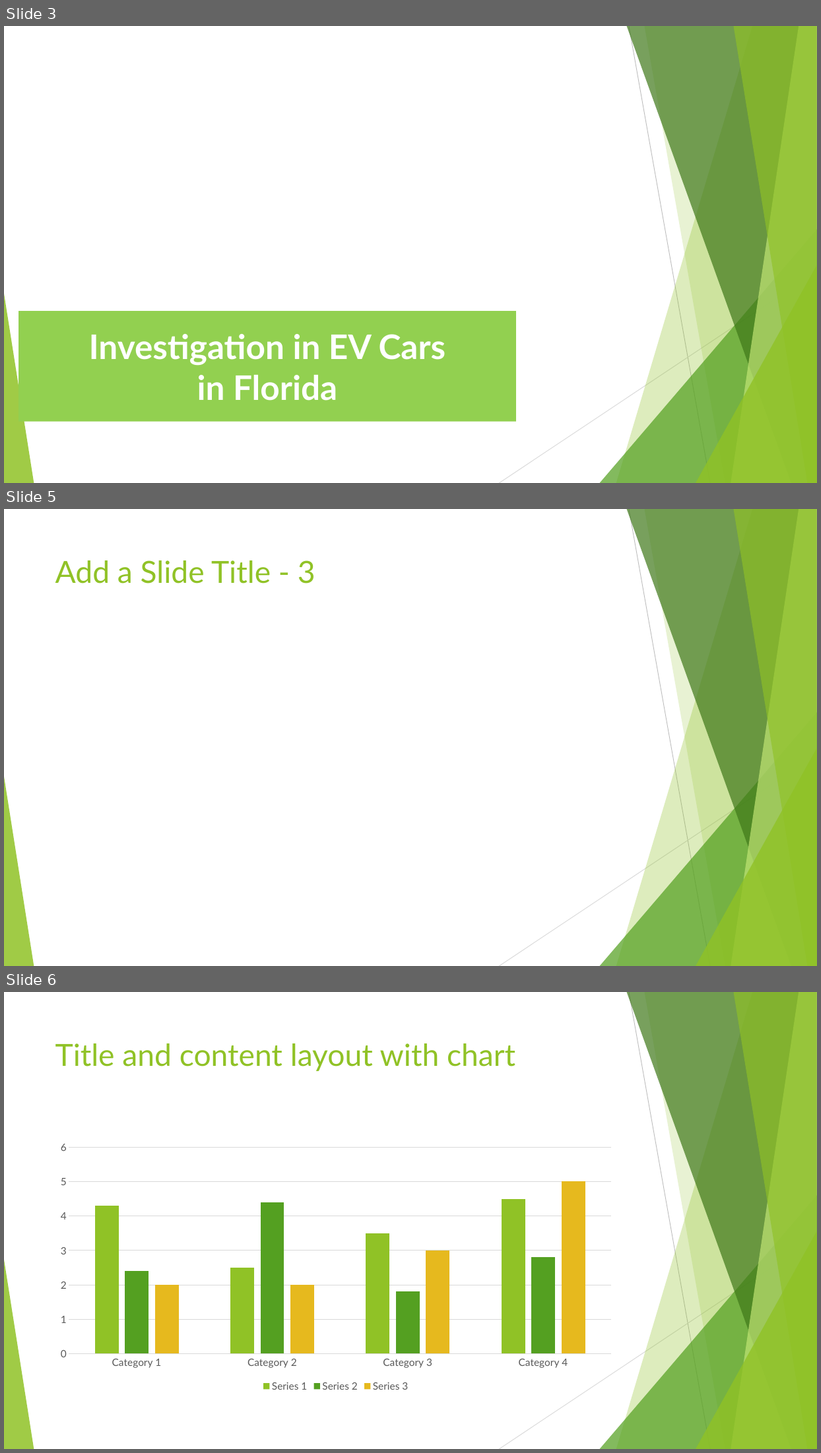
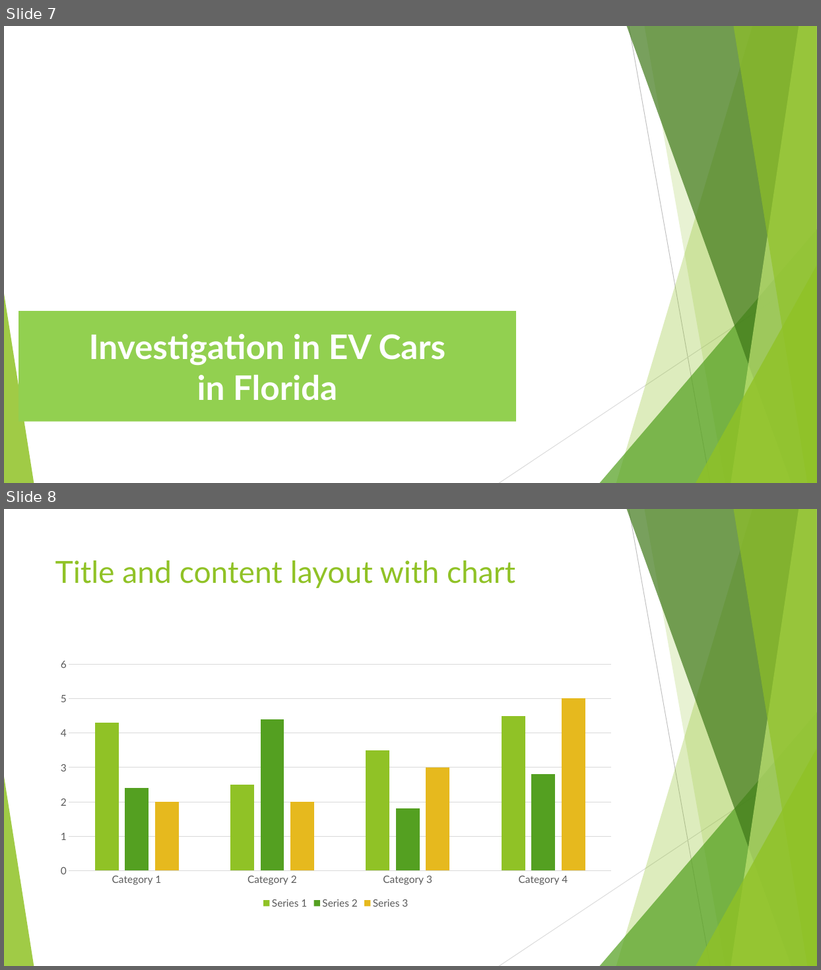
Before and after one commit to Project-JCSA/FL_Electric_Vehicles, a slide deck: Florida_Electric_Vehicles.pptx. Shown one above the other, each under a label of ours: slides 3, 5 and 6 before the commit, slides 7 and 8 after it; the slides between them are not shown. The pictures are 821x1453 and 821x970 pixels, drawn with LibreOffice and Linux fonts; fonts in the diff are those of the drawing; background and template pictures are left out. Boxes give left, top, right and bottom in pixels: in the first picture for what was removed or moved away, otherwise in the second. Text is boxed around its words. In the diff, an @@ line names an element or a change of style, - is before the commit and + after.

```diff
--- a/Florida_Electric_Vehicles.pptx
+++ b/Florida_Electric_Vehicles.pptx
@@ slide 5 removed at box(4, 509, 817, 966), background #FFFFFF; not listed: 10 template elements that a slide beside it also shows @@
@@ title removed at box(55, 560, 316, 584) @@
-Add a Slide Title - 3
@@ what was slide 3 is now slide 7 @@
@@ what was slide 6 is now slide 8 @@
```
Also in this commit, not shown: 1 slide changed, 4 slides added, 1 other slide removed, 1 other file.
